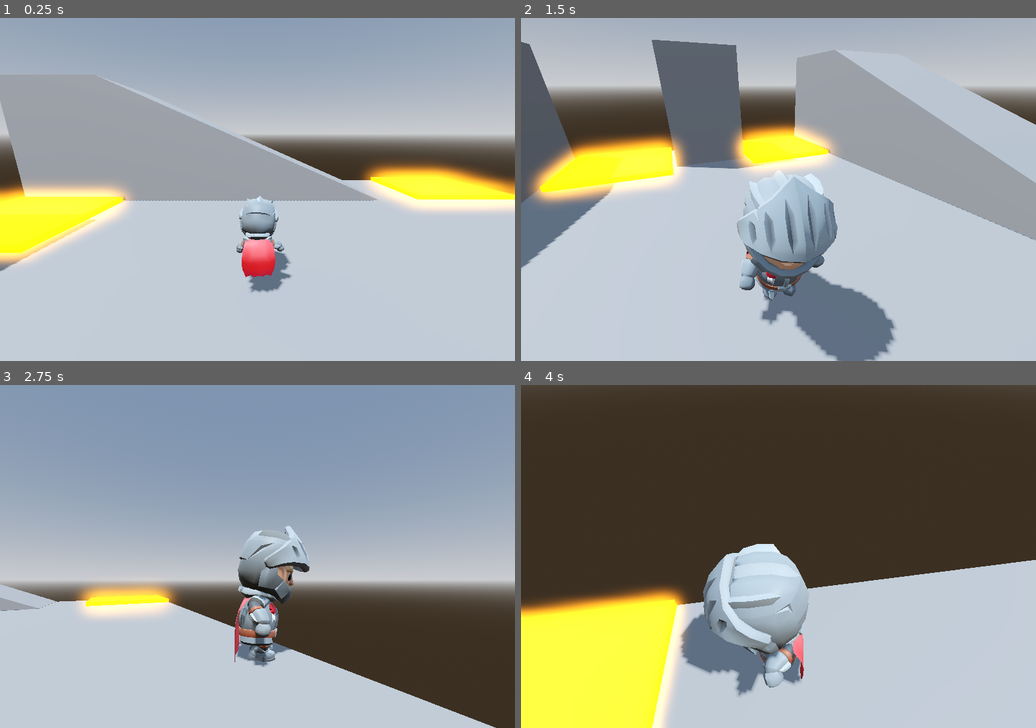
Above: before the commit, frames 1-4 (two rows, left to right).
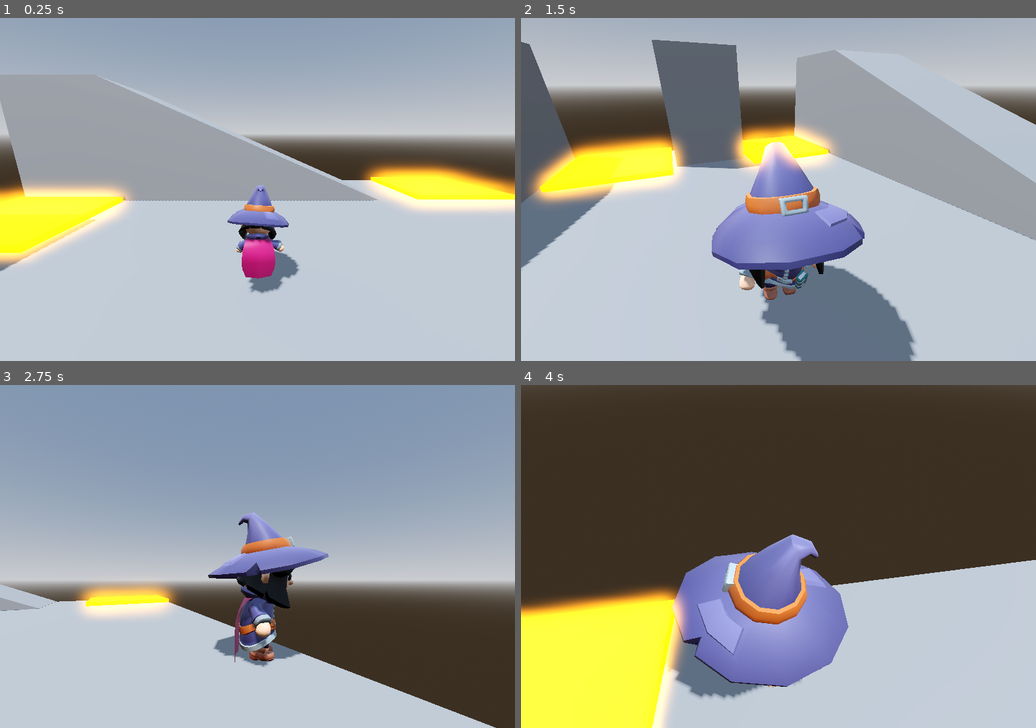
Above: after the commit, the same moments.

Repository: GNGC-IT/RPG-Character-Controller
Game: Godot game, scene res://test_scene.tscn
The game is run twice, just before and just after one commit, with the same random seed, the same clock (stepped at 60 frames per second) and the same inputs. The project has no main scene, so this scene is started directly.
Inputs (mouse positions are in pixels of both pictures, inside the frame that each line leads up to):
- Up to frame 1 (0.25 s): no input
- Up to frame 2 (1.5 s): move the mouse to (891, 172) at 0.52 s; hold D (move_right) 0.53-1.28 s; hold E (Interact) 0.53-1.28 s; tap Space (jump) at 0.77 s; move the mouse to (675, 206) at 1.27 s; hold S (move_back) from 1.28 s (still down); tap E (Interact) at 1.35 s
- Up to frame 3 (2.75 s): tap Space (jump) at 1.52 s; move the mouse to (309, 481) at 2.02 s; release S (move_back) at 2.03 s; hold D (move_right) from 2.03 s (still down); hold E (Interact) from 2.03 s (still down)
- Up to frame 4 (4 s): move the mouse to (752, 625) at 2.77 s; release D (move_right) at 2.78 s; release E (Interact) at 2.78 s; hold W (move_forward) 2.78-3.53 s; tap E (Interact) at 2.85 s; tap Space (jump) at 3.02, 3.77 s; move the mouse to (933, 607) at 3.52 s; hold A (move_left) from 3.53 s (still down); hold E (Interact) from 3.53 s (still down)

The runs differ from the first frame. In frame 1, 1.9% of the frame differs, in the area x 44-59%, y 48-81%; in frame 2, 9.4%; in frame 3, 4.1%; in frame 4, 12%, in the area x 27-64%, y 43-92%.

Commit message:
Completed Readme

Diff:
--- a/rpg-character-controller/test_scene.tscn
+++ b/rpg-character-controller/test_scene.tscn
@@ -1,9 +1,9 @@
 [gd_scene load_steps=11 format=3 uid="uid://3l4l7ag2xngv"]
 
 [ext_resource type="Script" uid="uid://bdoqlmhay3wkg" path="res://Scripts/Player.gd" id="1_coq8p"]
-[ext_resource type="PackedScene" uid="uid://cs6boitodo521" path="res://KayKit_Adventurers_2.0_FREE/Characters/Knight.glb" id="2_2nij2"]
 [ext_resource type="Script" uid="uid://dmh88glqll8v2" path="res://Scripts/dmgzone.gd" id="2_ia1lp"]
 [ext_resource type="AnimationLibrary" uid="uid://bhy1voj5mwd8b" path="res://KayKit_Adventurers_2.0_FREE/Player_anims.res" id="3_7cbxl"]
+[ext_resource type="PackedScene" uid="uid://dqjaep1aio3ri" path="res://KayKit_Adventurers_2.0_FREE/Characters/Mage.glb" id="3_coq8p"]
 
 [sub_resource type="ProceduralSkyMaterial" id="ProceduralSkyMaterial_ia1lp"]
 sky_horizon_color = Color(0.66224277, 0.6717428, 0.6867428, 1)
@@ -50,9 +50,7 @@
 [node name="Player" type="CharacterBody3D" parent="." node_paths=PackedStringArray("model")]
 transform = Transform3D(1, 0, 0, 0, 1, 0, 0, 0, 1, 0.6168375, 0, 0.5075245)
 script = ExtResource("1_coq8p")
-model = NodePath("Knight")
-
-[node name="Knight" parent="Player" instance=ExtResource("2_2nij2")]
+model = NodePath("Mage")
 
 [node name="AnimationPlayer" type="AnimationPlayer" parent="Player"]
 root_node = NodePath("")
@@ -70,6 +68,8 @@
 [node name="CollisionShape3D" type="CollisionShape3D" parent="Player"]
 transform = Transform3D(1, 0, 0, 0, 1, 0, 0, 0, 1, 0, 1.26933, 0)
 shape = SubResource("CapsuleShape3D_hrlh7")
+
+[node name="Mage" parent="Player" instance=ExtResource("3_coq8p")]
 
 [node name="Area3D" type="Area3D" parent="."]
 transform = Transform3D(1, 0, 0, 0, 1, 0, 0, 0, 1, -8, 0.1, 8)
Not shown, changed: README.md
